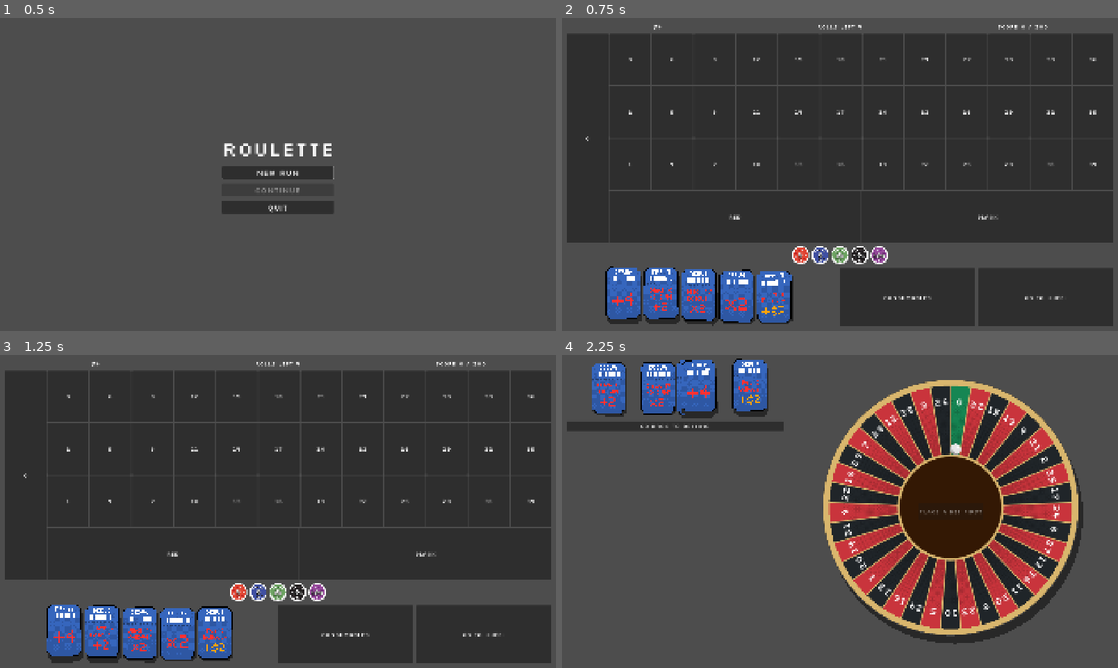
Above: before the commit, frames 1-4 (two rows, left to right).
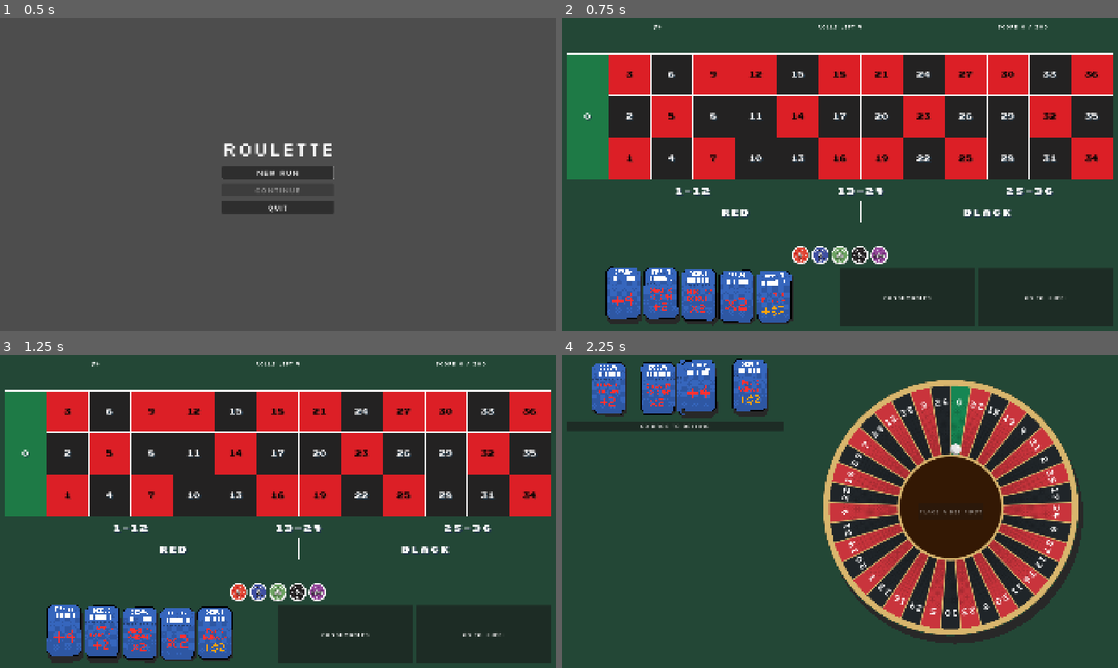
Above: after the commit, the same moments.

Repository: ross-ca/roulette-wheel
Game: Godot game, scene res://scenes/main_menu/main_menu.tscn
Two runs of this game, one before a commit and one after it. Both use one fixed random seed, a clock stepped at 60 frames per second and the inputs below.
Inputs (mouse positions are in pixels of both pictures, inside the frame that each line leads up to):
- Up to frame 1 (0.5 s): no input
- Up to frame 2 (0.75 s): click "New run" at 0.5 s
- Up to frame 3 (1.25 s): no input
- Up to frame 4 (2.25 s): click "Go to wheel" at 1.25 s; drag from (600, 389) to (895, 442) at 2.02 s

Frame 1 is identical in both runs. In frame 2, 67% of the frame differs, in the area x 0-100%, y 0-100%; in frame 3, 67%; in frame 4, 63%.

Commit message:
feat: add styling to bet table

Diff:
--- /dev/null
+++ b/scenes/bet_table/bet_spot.gd
@@ -0,0 +1,80 @@
+class_name BetSpot
+extends Control
+## One tile on the betting table, backing one bet: a filled tile with the bet's name centred on it.
+## Chips dragged from a `Chip` drop here and are drawn on it by a ChipStack; right-clicking takes
+## them all off again. It only reports what happened; play.gd changes the bets.
+## Instance bet_spot.tscn and call `setup`; BetTable lays it out and styles it.
+
+signal chip_dropped(bet: Bet, chip: PlacedChip)
+signal cleared(bet: Bet)
+
+var bet: Bet
+## False while bets can't change, such as during a spin.
+var editable := true
+
+var _style: BetTileStyle
+var _table_style: TableStyle
+var _scale := 1.0 # the tile's size relative to the table style's reference tile
+
+@onready var _label: Label = $Label
+@onready var _stack: ChipStack = $ChipStack
+
+
+## Call before the spot enters the tree.
+func setup(spot_bet: Bet) -> void:
+	bet = spot_bet
+
+
+func _ready() -> void:
+	_label.text = bet.display_name
+	_label.label_settings = LabelSettings.new()
+	_refresh()
+
+
+## Draws the tile with `style`, using `table_style` for the font. `scale_factor` is the tile's size
+## relative to the table style's reference tile, so text and shadows scale with it.
+func set_style(style: BetTileStyle, table_style: TableStyle, scale_factor: float) -> void:
+	_style = style
+	_table_style = table_style
+	_scale = scale_factor
+	_refresh()
+
+
+## Shows the chips on this spot, in the order they were dropped.
+func show_chips(chips: Array[PlacedChip]) -> void:
+	_stack.show_chips(chips)
+
+
+func _refresh() -> void:
+	if not is_node_ready() or _style == null:
+		return
+	var settings := _label.label_settings
+	# The tile's own font and size win; otherwise the table's.
+	settings.font = _style.font if _style.font else _table_style.font
+	var font_size := _style.font_size if _style.font_size > 0 else _table_style.font_size
+	settings.font_size = maxi(roundi(font_size * _scale), 1)
+	settings.font_color = _style.font_color
+	settings.shadow_color = _style.shadow_color
+	settings.shadow_offset = _style.shadow_offset * _scale
+	settings.shadow_size = 0
+	queue_redraw()
+
+
+func _draw() -> void:
+	if _style:
+		draw_rect(Rect2(Vector2.ZERO, size), _style.fill)
+
+
+func _can_drop_data(_at: Vector2, data: Variant) -> bool:
+	return editable and data is Dictionary and data.has("chip")
+
+
+func _drop_data(_at: Vector2, data: Variant) -> void:
+	chip_dropped.emit(bet, data.chip)
+
+
+func _gui_input(event: InputEvent) -> void:
+	if editable and event is InputEventMouseButton and event.button_index == MOUSE_BUTTON_RIGHT \
+			and event.pressed:
+		cleared.emit(bet)
+		accept_event()
--- /dev/null
+++ b/scenes/bet_table/bet_spot.tscn
@@ -0,0 +1,22 @@
+[gd_scene format=3]
+
+[ext_resource type="Script" uid="uid://ctmirm58k5w3i" path="res://scenes/bet_table/bet_spot.gd" id="1_script"]
+[ext_resource type="PackedScene" path="res://scenes/chip/chip_stack.tscn" id="2_stack"]
+
+[node name="BetSpot" type="Control"]
+layout_mode = 3
+anchors_preset = 0
+script = ExtResource("1_script")
+
+[node name="Label" type="Label" parent="."]
+layout_mode = 1
+anchors_preset = 15
+anchor_right = 1.0
+anchor_bottom = 1.0
+grow_horizontal = 2
+grow_vertical = 2
+horizontal_alignment = 1
+vertical_alignment = 1
+
+[node name="ChipStack" parent="." instance=ExtResource("2_stack")]
+layout_mode = 1
--- /dev/null
+++ b/scenes/bet_table/bet_table.gd
@@ -0,0 +1,142 @@
+class_name BetTable
+extends Container
+## The betting table: zero down the left, the numbers in three rows of twelve (3, 6, 9… along the
+## top), the dozens below them and red and black along the bottom. Number tiles are square and as
+## big as the space allows. The grid lines are a border drawn round each tile, overlapping where
+## tiles meet, so empty corners of the layout stay clear.
+## Display only, like BettingView: it reports drops and right-clicks through its signals.
+
+signal chip_dropped(bet: Bet, chip: PlacedChip)
+signal cleared(bet: Bet)
+
+const SPOT_SCENE := preload("res://scenes/bet_table/bet_spot.tscn")
+const COLUMNS := 12
+## Rows of the layout: three rows of numbers, then the dozens, then the colours.
+const NUMBER_ROWS := 3
+const DOZENS_ROW := 3
+const COLOURS_ROW := 4
+
+@export var style: TableStyle:
+	set(value):
+		style = value
+		queue_sort()
+## Height of the dozens and colours rows, as a fraction of a number tile.
+@export_range(0.2, 1.0, 0.05) var outside_row_height := 0.5:
+	set(value):
+		outside_row_height = value
+		queue_sort()
+
+var _spots := {} # Bet.key() -> BetSpot
+## Where each spot goes, in columns and rows: {spot, column, row, columns, rows}. Column 0 is zero's.
+var _cells: Array[Dictionary] = []
+var _pocket_colours := {} # pocket number -> Pocket.colour
+var _line := 0.0 # grid line width at the current tile size, for _draw
+
+
+func _ready() -> void:
+	mouse_filter = Control.MOUSE_FILTER_PASS
+	_add_spot(NumberBet.of(0), 0, 0, 1, NUMBER_ROWS)
+	for row in NUMBER_ROWS:
+		for column in COLUMNS:
+			print("adding spot: ", row, ",", column)
+			_add_spot(NumberBet.of(column * 3 + 3 - row), column + 1, row)
+	for dozen in 3:
+		_add_spot(DozenBet.of(dozen), dozen * 4 + 1, DOZENS_ROW, 4)
+	_add_spot(ColourBet.of("red"), 1, COLOURS_ROW, 6)
+	_add_spot(ColourBet.of("black"), 7, COLOURS_ROW, 6)
+
+
+## Colours each number's tile by the colour of its pocket in `pockets`.
+func show_pockets(pockets: Array[Pocket]) -> void:
+	_pocket_colours.clear()
+	for pocket in pockets:
+		if not _pocket_colours.has(pocket.number):
+			_pocket_colours[pocket.number] = pocket.colour
+	queue_sort()
+
+
+## Shows the chips on each spot.
+func show_bets(bets: Array[PlacedBet]) -> void:
+	for spot: BetSpot in _spots.values():
+		spot.show_chips([])
+	for placed in bets:
+		var spot: BetSpot = _spots.get(placed.bet.key())
+		if spot:
+			spot.show_chips(placed.chips)
+
+
+## Locks or unlocks every spot. They're locked while a spin is running.
+func set_editable(editable: bool) -> void:
+	for spot: BetSpot in _spots.values():
+		spot.editable = editable
+
+
+func _notification(what: int) -> void:
+	if what == NOTIFICATION_SORT_CHILDREN:
+		_layout()
+
+
+func _draw() -> void:
+	if style == null:
+		return
+	for cell in _cells:
+		var spot: BetSpot = cell.spot
+		draw_rect(spot.get_rect().grow(_line), style.line_color)
+
+
+func _add_spot(bet: Bet, column: int, row: int, columns := 1, rows := 1) -> void:
+	var spot: BetSpot = SPOT_SCENE.instantiate()
+	spot.setup(bet)
+	spot.chip_dropped.connect(chip_dropped.emit)
+	spot.cleared.connect(cleared.emit)
+	add_child(spot)
+	_spots[bet.key()] = spot
+	_cells.append({"spot": spot, "column": column, "row": row, "columns": columns, "rows": rows})
+
+
+# Sizes the tiles to the largest square that fits, centres the grid, and places and styles each spot.
+func _layout() -> void:
+	if style == null:
+		return
+	# Line width scales with the tile, so solve for the tile with the lines measured in tiles too.
+	var line_ratio := style.line_width / style.reference_tile
+	var across := COLUMNS + 1 # zero's column plus the numbers
+	var down := NUMBER_ROWS + 2 * outside_row_height
+	var tile := minf(size.x / (across + (across + 1) * line_ratio),
+			size.y / (down + (NUMBER_ROWS + 3) * line_ratio))
+	var line := tile * line_ratio
+	_line = line
+	var grid_size := Vector2(across * tile + (across + 1) * line,
+			down * tile + (NUMBER_ROWS + 3) * line)
+	var origin := ((size - grid_size) / 2.0).floor()
+
+	var row_tops: Array[float] = []
+	var row_heights: Array[float] = []
+	var y := origin.y + line
+	for row in COLOURS_ROW + 1:
+		var height := tile if row < NUMBER_ROWS else tile * outside_row_height
+		row_tops.append(y)
+		row_heights.append(height)
+		y += height + line
+
+	var scale_factor := tile / style.reference_tile
+	for cell in _cells:
+		var spot: BetSpot = cell.spot
+		var x: float = origin.x + line + cell.column * (tile + line)
+		var last_row: int = cell.row + cell.rows - 1
+		var rect := Rect2(x, row_tops[cell.row],
+				cell.columns * tile + (cell.columns - 1) * line,
+				row_tops[last_row] + row_heights[last_row] - row_tops[cell.row])
+		fit_child_in_rect(spot, rect)
+		spot.set_style(_style_for(spot.bet), style, scale_factor)
+	queue_redraw()
+
+
+# Numbers take their pocket's colour, colour bets their own, and everything else the outside style.
+func _style_for(bet: Bet) -> BetTileStyle:
+	if bet is NumberBet:
+		return style.tile(_pocket_colours.get(bet.number, ""))
+	if bet is ColourBet:
+		# return style.tile(bet.colour)
+		return style.outside
+	return style.outside
--- /dev/null
+++ b/scenes/bet_table/bet_tile_style.gd
@@ -0,0 +1,14 @@
+class_name BetTileStyle
+extends Resource
+## How one kind of tile on the betting table looks: its fill and its label. Sizes are in pixels at
+## the table's reference tile size (see TableStyle) and scale with the tile.
+
+@export var fill := Color.BLACK
+## Overrides the table style's font for this kind of tile. Leave empty to use the table's.
+@export var font: Font
+## Overrides the table style's font size, at the reference tile size. 0 uses the table's.
+@export var font_size := 0
+@export var font_color := Color.WHITE
+@export var shadow_color := Color(0, 0, 0, 0)
+## A hard drop shadow (no blur), in pixels at the reference tile size.
+@export var shadow_offset := Vector2.ZERO
--- /dev/null
+++ b/scenes/bet_table/table_style.gd
@@ -0,0 +1,26 @@
+class_name TableStyle
+extends Resource
+## How the betting table looks. Number tiles take the style of their pocket's colour, so a run that
+## recolours pockets recolours the table to match. Sizes are in pixels at `reference_tile` and scale
+## with the actual tile size.
+
+## Keyed by Pocket.colour ("red", "black", "green"). Red and black also style the colour bets.
+@export var tiles: Dictionary[String, BetTileStyle] = {}
+## Tiles with no pocket colour, such as the dozens.
+@export var outside: BetTileStyle
+## Used for a pocket colour missing from `tiles`.
+@export var fallback: BetTileStyle
+
+@export var font: Font
+## Label size in pixels at the reference tile size.
+@export var font_size := 24
+## The tile size the other sizes are given at: a tile on a 1920×1080 screen.
+@export var reference_tile := 141.5
+@export var line_color := Color.WHITE
+## Width of the grid lines, in pixels at the reference tile size.
+@export var line_width := 2.0
+
+
+## The style for tiles of pocket colour `colour`.
+func tile(colour: String) -> BetTileStyle:
+	return tiles.get(colour, fallback)
--- /dev/null
+++ b/scenes/bet_table/table_style.tres
@@ -0,0 +1,50 @@
+[gd_resource type="Resource" script_class="TableStyle" format=3 uid="uid://desc1cj401ifv"]
+
+[ext_resource type="Script" uid="uid://codyvqq0k878e" path="res://scenes/bet_table/bet_tile_style.gd" id="1_qwflh"]
+[ext_resource type="FontFile" uid="uid://ddxplyyts7k4" path="res://assets/fonts/PressStart2P-Regular.ttf" id="2_c6io4"]
+[ext_resource type="Script" uid="uid://cm5lhbhwdm8y1" path="res://scenes/bet_table/table_style.gd" id="3_18eo8"]
+[ext_resource type="FontFile" uid="uid://carjjs13uxcng" path="res://assets/fonts/Silkscreen-Bold.ttf" id="3_c6io4"]
+
+[sub_resource type="Resource" id="Resource_tv5rq"]
+script = ExtResource("1_qwflh")
+fill = Color(0.33333334, 0.33333334, 0.33333334, 1)
+shadow_color = Color(0.11764706, 0.20392157, 0.27058825, 1)
+shadow_offset = Vector2(4, 4)
+
+[sub_resource type="Resource" id="Resource_e8wex"]
+script = ExtResource("1_qwflh")
+fill = Color(0.13725491, 0.2784314, 0.21176471, 1)
+font = ExtResource("3_c6io4")
+font_size = 40
+shadow_color = Color(0.11764706, 0.20392157, 0.27058825, 1)
+shadow_offset = Vector2(4, 4)
+
+[sub_resource type="Resource" id="Resource_7nifw"]
+script = ExtResource("1_qwflh")
+fill = Color(0.13725491, 0.13333334, 0.13333334, 1)
+shadow_color = Color(0.11764706, 0.20392157, 0.27058825, 1)
+shadow_offset = Vector2(4, 4)
+
+[sub_resource type="Resource" id="Resource_10r85"]
+script = ExtResource("1_qwflh")
+fill = Color(0.11764706, 0.47843137, 0.27450982, 1)
+shadow_color = Color(0.11764706, 0.20392157, 0.27058825, 1)
+shadow_offset = Vector2(4, 4)
+
+[sub_resource type="Resource" id="Resource_sjrfa"]
+script = ExtResource("1_qwflh")
+fill = Color(0.8627451, 0.12156863, 0.14901961, 1)
+font_color = Color(0, 0, 0, 1)
+shadow_color = Color(0.5294118, 0.16078432, 0.16078432, 1)
+shadow_offset = Vector2(3, 3)
+
+[resource]
+script = ExtResource("3_18eo8")
+tiles = Dictionary[String, ExtResource("1_qwflh")]({
+"black": SubResource("Resource_7nifw"),
+"green": SubResource("Resource_10r85"),
+"red": SubResource("Resource_sjrfa")
+})
+outside = SubResource("Resource_e8wex")
+fallback = SubResource("Resource_tv5rq")
+font = ExtResource("2_c6io4")
--- /dev/null
+++ b/scenes/bets/dozen_bet.gd
@@ -0,0 +1,27 @@
+class_name DozenBet
+extends Bet
+## Bet on one dozen of the numbers: 1-12, 13-24 or 25-36. It covers 12 numbers, so it pays ×3.
+## Zero is in no dozen, so it loses every dozen bet.
+
+## Which dozen, from 0 (1-12) to 2 (25-36).
+@export_range(0, 2) var dozen: int = 0
+
+
+## A bet on `bet_dozen`, from 0 (1-12) to 2 (25-36).
+static func of(bet_dozen: int) -> DozenBet:
+	var bet := DozenBet.new()
+	bet.dozen = bet_dozen
+	bet.display_name = "%d-%d" % [bet_dozen * 12 + 1, bet_dozen * 12 + 12]
+	return bet
+
+
+func _init() -> void:
+	base_mult = 3.0
+
+
+func wins(pocket: Pocket) -> bool:
+	return pocket.number >= dozen * 12 + 1 and pocket.number <= dozen * 12 + 12
+
+
+func key() -> String:
+	return "dozen:%d" % dozen
--- a/scenes/betting_view/bet_spot.gd
+++ /dev/null
@@ -1,52 +0,0 @@
-class_name BetSpot
-extends Button
-## One place on the betting table, backing one bet. Chips dragged from a `Chip` drop here and are
-## drawn on it by a ChipStack; right-clicking takes them all off again. It only reports what
-## happened; play.gd changes the bets.
-
-signal chip_dropped(bet: Bet, chip: PlacedChip)
-signal cleared(bet: Bet)
-
-const CHIP_STACK_SCENE := preload("res://scenes/chip/chip_stack.tscn")
-
-var bet: Bet
-## False while bets can't change, such as during a spin.
-var editable := true
-
-var _stack: ChipStack
-
-
-static func of(spot_bet: Bet) -> BetSpot:
-	var spot := BetSpot.new()
-	spot.bet = spot_bet
-	spot.focus_mode = Control.FOCUS_NONE
-	spot.size_flags_horizontal = Control.SIZE_EXPAND_FILL
-	spot.size_flags_vertical = Control.SIZE_EXPAND_FILL
-	spot._stack = CHIP_STACK_SCENE.instantiate()
-	spot.add_child(spot._stack)
-	spot.show_chips([])
-	return spot
-
-
-## Shows the chips on this spot, in the order they were dropped.
-func show_chips(chips: Array[PlacedChip]) -> void:
-	var total := 0
-	for chip in chips:
-		total += chip.value
-	text = bet.display_name if total == 0 else "%s\n%d" % [bet.display_name, total]
-	_stack.show_chips(chips)
-
-
-func _can_drop_data(_at: Vector2, data: Variant) -> bool:
-	return editable and data is Dictionary and data.has("chip")
-
-
-func _drop_data(_at: Vector2, data: Variant) -> void:
-	chip_dropped.emit(bet, data.chip)
-
-
-func _gui_input(event: InputEvent) -> void:
-	if editable and event is InputEventMouseButton and event.button_index == MOUSE_BUTTON_RIGHT \
-			and event.pressed:
-		cleared.emit(bet)
-		accept_event()
--- a/scenes/betting_view/betting_view.gd
+++ b/scenes/betting_view/betting_view.gd
@@ -9,8 +9,6 @@
 signal wheel_requested
 
 const CHIP_SCENE := preload("res://scenes/chip/chip.tscn")
-## Numbers across the table; each column holds three, counting up from the bottom row.
-const TABLE_COLUMNS := 12
 
 ## Where the shared ticket strip sits while this view is showing. play.gd moves it there.
 @onready var ticket_slot: Control = %TicketSlot
@@ -18,14 +16,13 @@
 @onready var _money_label: Label = %MoneyLabel
 @onready var _spins_label: Label = %SpinsLabel
 @onready var _score_label: Label = %ScoreLabel
-@onready var _table: HBoxContainer = %Table
+@onready var _table: BetTable = %Table
 @onready var _chips: HBoxContainer = %Chips
-
-var _spots := {} # Bet.key() -> BetSpot
 
 
 func _ready() -> void:
-	_build_table()
+	_table.chip_dropped.connect(bet_placed.emit)
+	_table.cleared.connect(bet_cleared.emit)
 
 
 func _on_wheel_button_pressed() -> void:
@@ -37,6 +34,11 @@
 	_money_label.text = "$%d" % run.money
 	_spins_label.text = "Rolls left %d" % progress.spins_left
 	_score_label.text = "Score %d / %d" % [progress.score, step.target_score]
+
+
+## Colours the table's number tiles by their pockets' colours.
+func show_pockets(pockets: Array[Pocket]) -> void:
+	_table.show_pockets(pockets)
 
 
 ## Replaces the chips in the row with one per value, in order. A chip's tier is its index here.
@@ -51,50 +53,11 @@
 
 ## Shows the chips on each spot of the table.
 func show_bets(bets: Array[PlacedBet]) -> void:
-	for spot: BetSpot in _spots.values():
-		spot.show_chips([])
-	for placed in bets:
-		var spot: BetSpot = _spots.get(placed.bet.key())
-		if spot:
-			spot.show_chips(placed.chips)
+	_table.show_bets(bets)
 
 
 ## Locks or unlocks the table and chips. They're locked while a spin is running.
 func set_editable(editable: bool) -> void:
-	for spot: BetSpot in _spots.values():
-		spot.editable = editable
+	_table.set_editable(editable)
 	for chip: Chip in _chips.get_children():
 		chip.disabled = not editable
-
-
-# Zero on the left, then the numbers in three rows (3, 6, 9… along the top) with the colours below.
-func _build_table() -> void:
-	_add_spot(NumberBet.of(0), _table)
-	var right := VBoxContainer.new()
-	right.size_flags_horizontal = Control.SIZE_EXPAND_FILL
-	right.size_flags_stretch_ratio = TABLE_COLUMNS # so zero is as wide as one column of numbers
-	_table.add_child(right)
-
-	var numbers := GridContainer.new()
-	numbers.columns = TABLE_COLUMNS
-	numbers.size_flags_vertical = Control.SIZE_EXPAND_FILL
-	right.add_child(numbers)
-	for row in 3:
-		for column in TABLE_COLUMNS:
-			_add_spot(NumberBet.of(column * 3 + 3 - row), numbers)
-
-	# As tall as one row of numbers, so its chip stacks have the same room.
-	var colours := HBoxContainer.new()
-	colours.size_flags_vertical = Control.SIZE_EXPAND_FILL
-	numbers.size_flags_stretch_ratio = 3.0
-	right.add_child(colours)
-	for colour in ["red", "black"]:
-		_add_spot(ColourBet.of(colour), colours)
-
-
-func _add_spot(bet: Bet, parent: Control) -> void:
-	var spot := BetSpot.of(bet)
-	spot.chip_dropped.connect(bet_placed.emit)
-	spot.cleared.connect(bet_cleared.emit)
-	parent.add_child(spot)
-	_spots[bet.key()] = spot
--- a/scenes/betting_view/betting_view.tscn
+++ b/scenes/betting_view/betting_view.tscn
@@ -2,6 +2,8 @@
 
 [ext_resource type="Script" uid="uid://bonosbytb8p81" path="res://scenes/betting_view/betting_view.gd" id="1_script"]
 [ext_resource type="FontFile" uid="uid://bjqcqudoiecha" path="res://assets/fonts/Silkscreen-Regular.ttf" id="2_font"]
+[ext_resource type="Script" uid="uid://d2st3ptq8dlys" path="res://scenes/bet_table/bet_table.gd" id="3_table"]
+[ext_resource type="Resource" uid="uid://desc1cj401ifv" path="res://scenes/bet_table/table_style.tres" id="4_style"]
 
 [sub_resource type="Theme" id="Theme_view"]
 default_font = ExtResource("2_font")
@@ -61,11 +63,12 @@
 text = "Score 0 / 0"
 horizontal_alignment = 1
 
-[node name="Table" type="HBoxContainer" parent="Margin/Rows" unique_id=1459938205]
+[node name="Table" type="Container" parent="Margin/Rows" unique_id=1459938205]
 unique_name_in_owner = true
 layout_mode = 2
 size_flags_vertical = 3
-mouse_filter = 2
+script = ExtResource("3_table")
+style = ExtResource("4_style")
 
 [node name="Chips" type="HBoxContainer" parent="Margin/Rows" unique_id=187652771]
 unique_name_in_owner = true
--- a/scenes/chip/chip_stack.gd
+++ b/scenes/chip/chip_stack.gd
@@ -6,7 +6,7 @@
 
 @export var chip_set: ChipSet
 ## Size of each chip drawn in the stack.
-@export var chip_size := Vector2(28, 28)
+@export var chip_size := Vector2(56, 56)
 ## How far each chip sits above the one under it.
 @export var chip_rise := 4.0
 ## Chips drawn in a column before it shows a count instead of growing.
--- a/scenes/chip/chip_stack.tscn
+++ b/scenes/chip/chip_stack.tscn
@@ -1,9 +1,9 @@
-[gd_scene format=3]
+[gd_scene format=3 uid="uid://8q44yyjs2ntc"]
 
-[ext_resource type="Script" path="res://scenes/chip/chip_stack.gd" id="1_script"]
-[ext_resource type="Resource" path="res://scenes/chip/chip_set.tres" id="2_set"]
+[ext_resource type="Script" uid="uid://cna1jb87ulo0r" path="res://scenes/chip/chip_stack.gd" id="1_script"]
+[ext_resource type="Resource" uid="uid://ddh2clbas82ha" path="res://scenes/chip/chip_set.tres" id="2_set"]
 
-[node name="ChipStack" type="Control"]
+[node name="ChipStack" type="Control" unique_id=670310570]
 layout_mode = 3
 anchors_preset = 15
 anchor_right = 1.0
--- a/scenes/play/play.gd
+++ b/scenes/play/play.gd
@@ -79,6 +79,7 @@
 	_cards.order_changed.connect(_on_cards_order_changed)
 
 	_betting.set_chip_values(CHIP_VALUES)
+	_betting.show_pockets(_run.pockets)
 	_show_round()
 	_show_bets()
 	_place_views()
--- a/scenes/play/play.tscn
+++ b/scenes/play/play.tscn
@@ -16,6 +16,15 @@
 grow_vertical = 2
 mouse_filter = 2
 script = ExtResource("1_h2yge")
+
+[node name="Background" type="ColorRect" parent="." unique_id=1857960410]
+layout_mode = 1
+anchors_preset = 15
+anchor_right = 1.0
+anchor_bottom = 1.0
+grow_horizontal = 2
+grow_vertical = 2
+color = Color(0.13725491, 0.2784314, 0.21176471, 1)
 
 [node name="SubViewport" type="SubViewport" parent="." unique_id=1916336550]
 transparent_bg = true
Binary file added: assets/fonts/PressStart2P-Regular.ttf
Not shown, added: assets/fonts/PressStart2P-Regular.ttf.import
Binary file added: assets/fonts/Silkscreen-Bold.ttf
Not shown, added: assets/fonts/Silkscreen-Bold.ttf.import
Renamed: scenes/betting_view/bet_spot.gd.uid -> scenes/bet_table/bet_spot.gd.uid
Not shown, added: scenes/bet_table/bet_table.gd.uid
Not shown, added: scenes/bet_table/bet_tile_style.gd.uid
Not shown, added: scenes/bet_table/table_style.gd.uid
Not shown, added: scenes/bets/dozen_bet.gd.uid
Not shown: 1 places in scenes/play/play.tscn that only renumber resources
Not shown, changed: CLAUDE.md
Not shown, changed: docs/architecture.md
